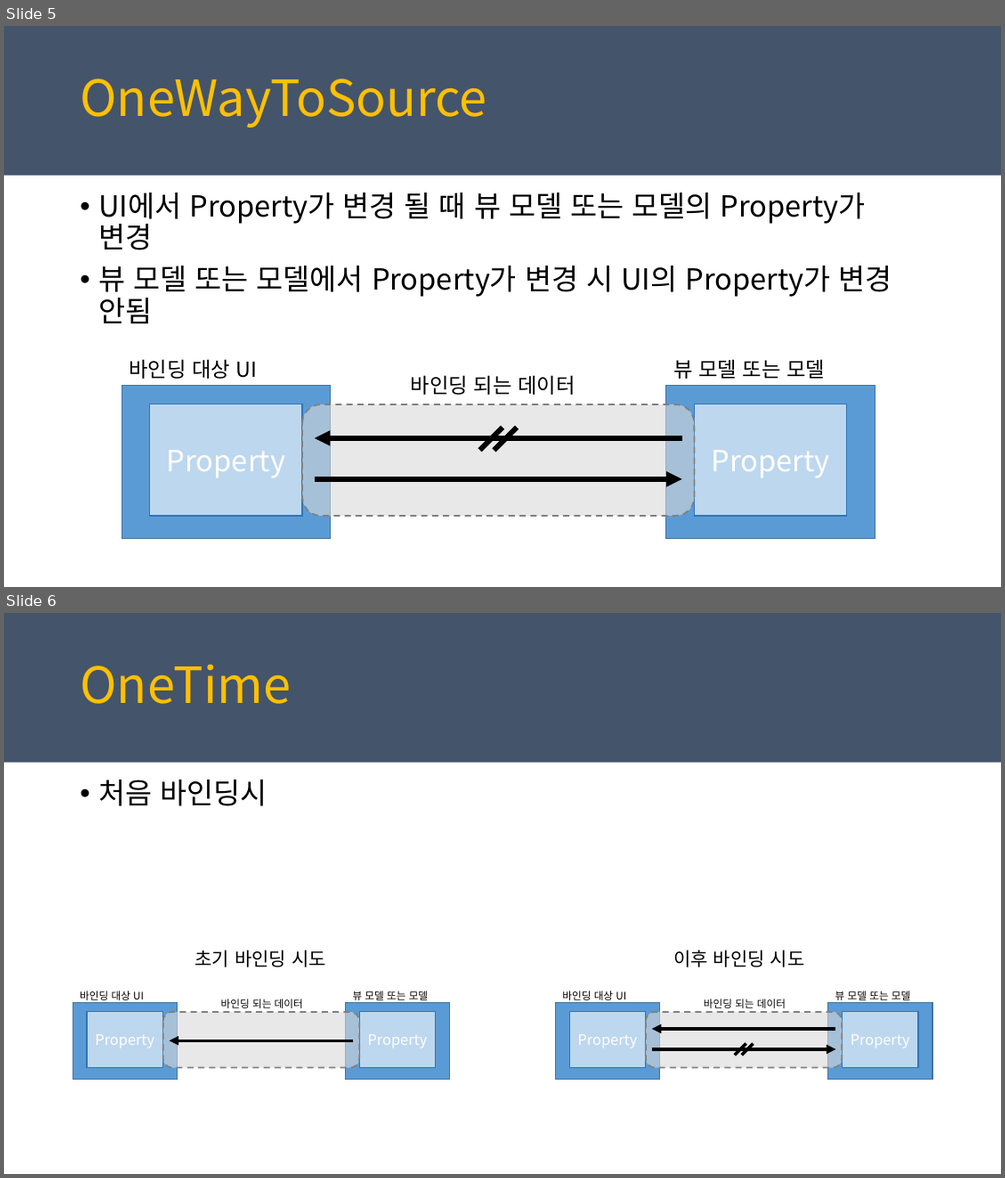
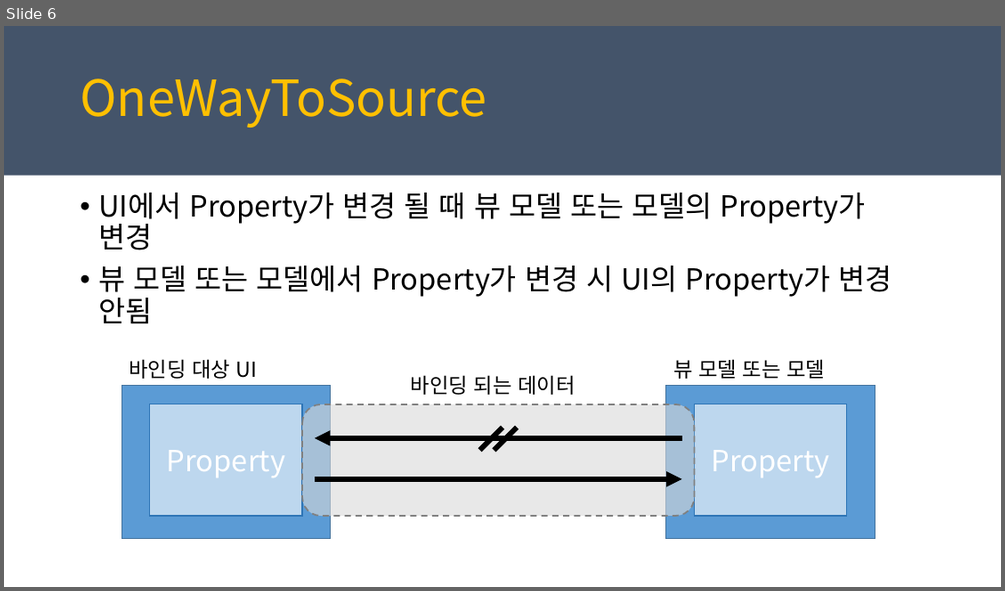
Before and after one commit to juniair/Summary-PPT, a slide deck: PRISM_MVVM_사용.pptx. Shown one above the other, each under a label of ours: slides 5 and 6 before the commit, slide 6 after it. The pictures are 1005x1178 and 1005x591 pixels, drawn with LibreOffice and Linux fonts; fonts in the diff are those of the drawing. Boxes give left, top, right and bottom in pixels: in the first picture for what was removed or moved away, otherwise in the second. Text is boxed around its words. In the diff, an @@ line names an element or a change of style, - is before the commit and + after.

```diff
--- a/PRISM_MVVM_사용.pptx
+++ b/PRISM_MVVM_사용.pptx
@@ slide 6 removed at box(4, 613, 1001, 1174), background #FFFFFF; not listed: 1 template element that a slide beside it also shows @@
@@ text removed at box(80, 664, 291, 704) @@
-OneTime
@@ text removed at box(98, 779, 267, 806) @@
-• 처음 바인딩시
@@ text removed at box(195, 949, 326, 967) @@
-초기 바인딩 시도
@@ text removed at box(673, 949, 805, 967) @@
-이후 바인딩 시도
@@ group removed at box(73, 990, 450, 1078): 4 rectangles, 3 texts, 1 rounded rectangle, 1 arrow @@
-Property
-뷰 모델 또는 모델
-Property
-바인딩 대상 UI
-바인딩 되는 데이터
@@ group removed at box(555, 990, 933, 1078): 4 rectangles, 3 texts, 2 arrows, 2 lines, 1 rounded rectangle @@
-Property
-뷰 모델 또는 모델
-Property
-바인딩 대상 UI
-바인딩 되는 데이터
@@ what was slide 5 is now slide 6 @@
```
Also in this commit, not shown: 4 slides changed, 3 slides added, 1 other file.
